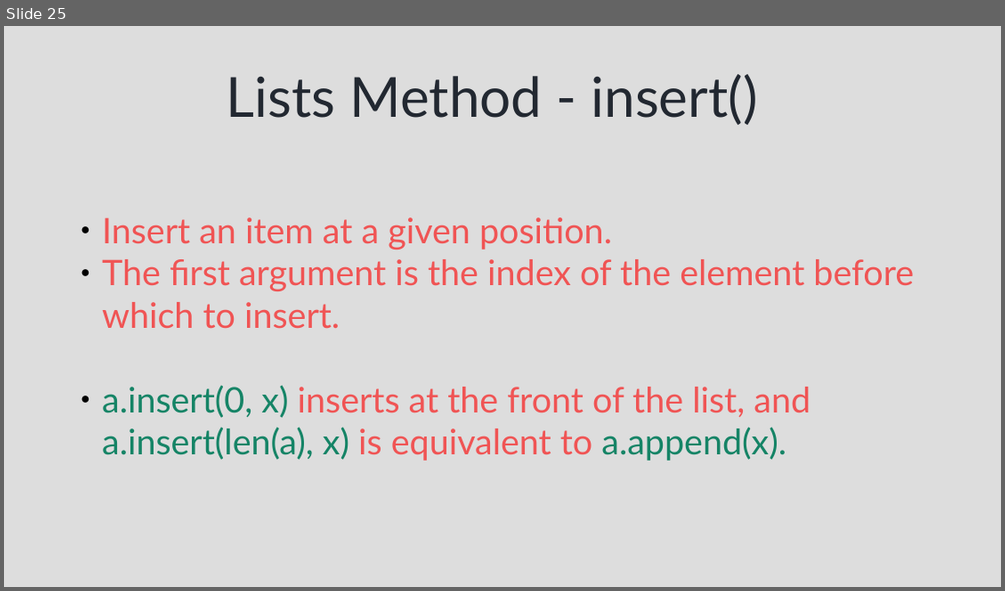
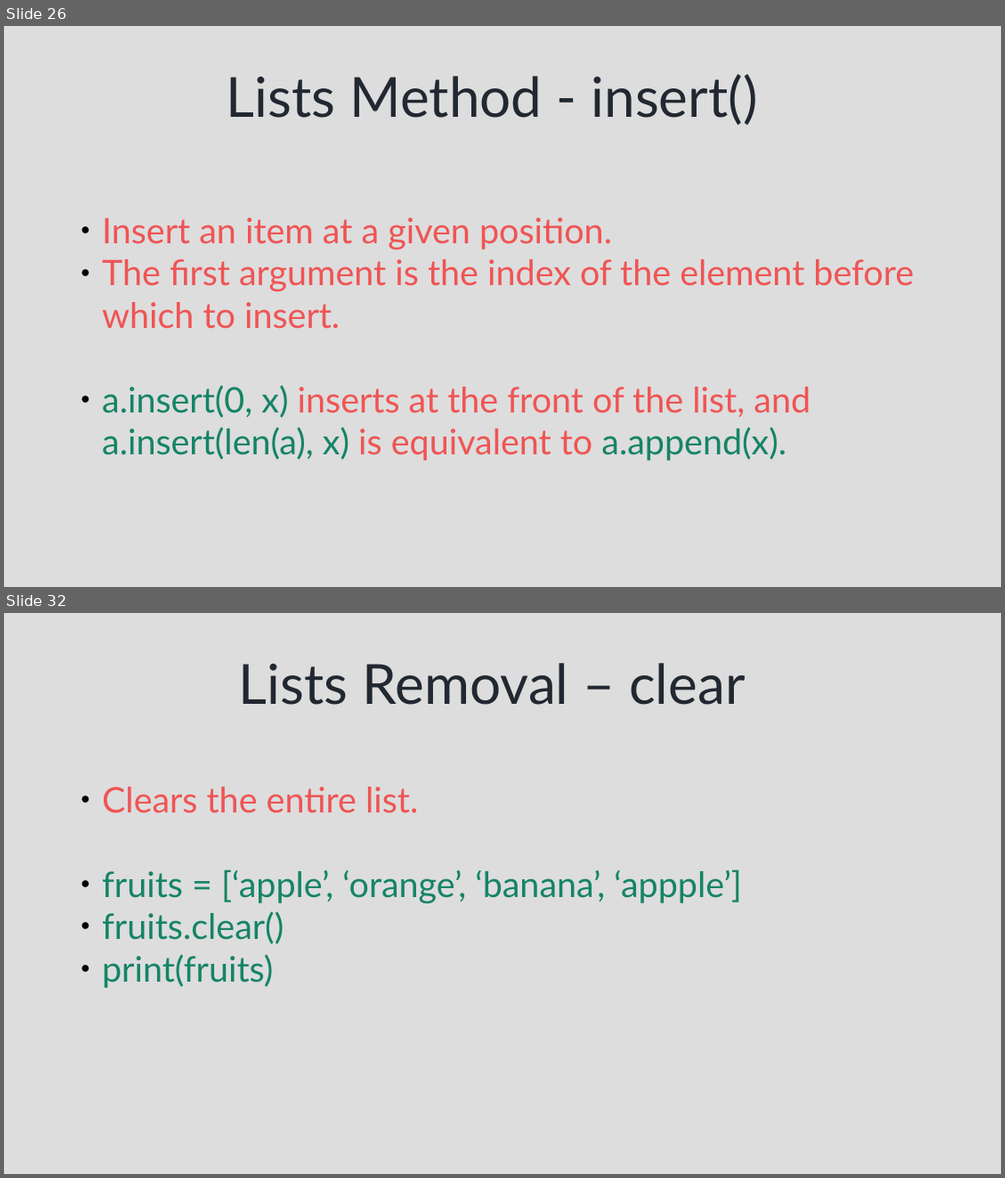
Before and after one commit to syedjafer/learnpythonwithus, a slide deck: session_8_ds_lists.odp. Shown one above the other, each under a label of ours: slide 25 before the commit, slides 26 and 32 after it; the slides between them are not shown. The pictures are 1005x591 and 1005x1178 pixels, drawn with LibreOffice and Linux fonts; fonts in the diff are those of the drawing. Boxes give left, top, right and bottom in pixels: in the first picture for what was removed or moved away, otherwise in the second. Text is boxed around its words. In the diff, an @@ line names an element or a change of style, - is before the commit and + after.

Commit message:
list

```diff
--- a/session_8_ds_lists.odp
+++ b/session_8_ds_lists.odp
@@ slide 32 added at [4, 613, 1001, 1174], background #DDDDDD @@
@@ title added at [239, 663, 744, 705], 44 pt, text #222831 @@
+Lists Removal – clear
@@ text added at [102, 787, 742, 988], 28 pt, text #158466 @@
+● Clears the entire list.
+● fruits = [‘apple’, ‘orange’, ‘banana’, ‘appple’]
+● fruits.clear()
+● print(fruits)
@@ what was slide 25 is now slide 26 @@
```
Also in this commit, not shown: 3 slides changed, 9 other slides added, 6 other files.
